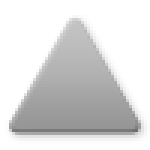
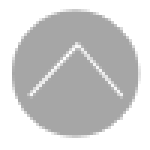
Before/after of a w=150, h=150 layered artwork. What changed in the layer stack:
removed layer "形狀 1" over (9, 15, 141, 135)
added group "群組 1" (35%) with 2 layers above "背景" over (9, 9, 144, 141)
added layer "形狀 2 拷貝 10" in group "群組 1" over (27, 42, 126, 99)
added layer "形狀 2" in group "群組 1" over (9, 9, 144, 141)
